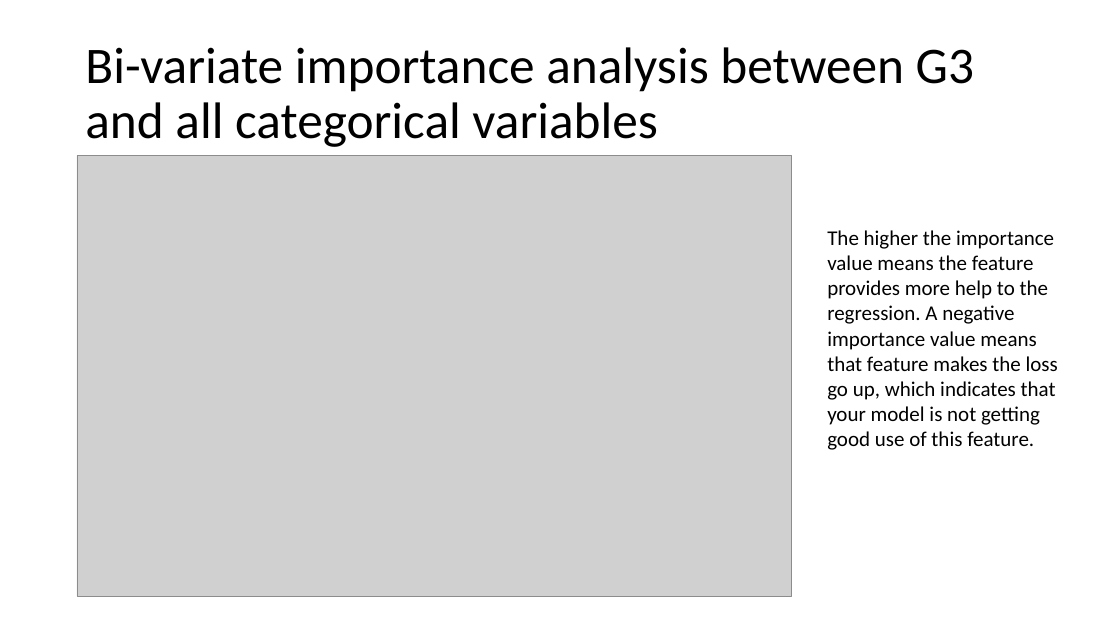
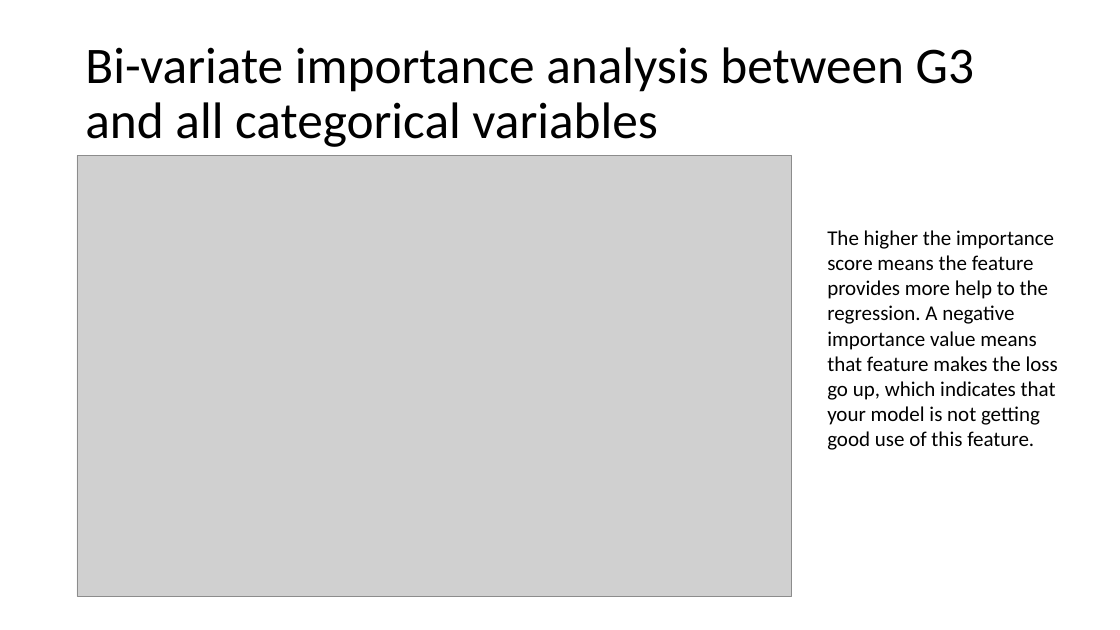
Before and after one commit to HimesGroup/BMIN503_Final_Project, a slide deck: slide 6 of final project.pptx. Drawn at 1120x630 pixels with LibreOffice and Linux fonts; fonts in the diff are those of the drawing; grey boxes stand for pictures. Boxes give left, top, right and bottom in pixels: in the first picture for what was removed or moved away, otherwise in the second. Text is boxed around its words. In the diff, an @@ line names an element or a change of style, - is before the commit and + after.

```diff
--- a/final project.pptx
+++ b/final project.pptx
@@ text at [827,230,1058,450]: text changed @@
-The higher the importance value means the feature provides more help to the regression. A negative importance value means that feature makes the loss go up, which indicates that your model is not getting good use of this feature.
+The higher the importance score means the feature provides more help to the regression. A negative importance value means that feature makes the loss go up, which indicates that your model is not getting good use of this feature.
```
Also in this commit, not shown: 3 other slides changed, 3 other files.
